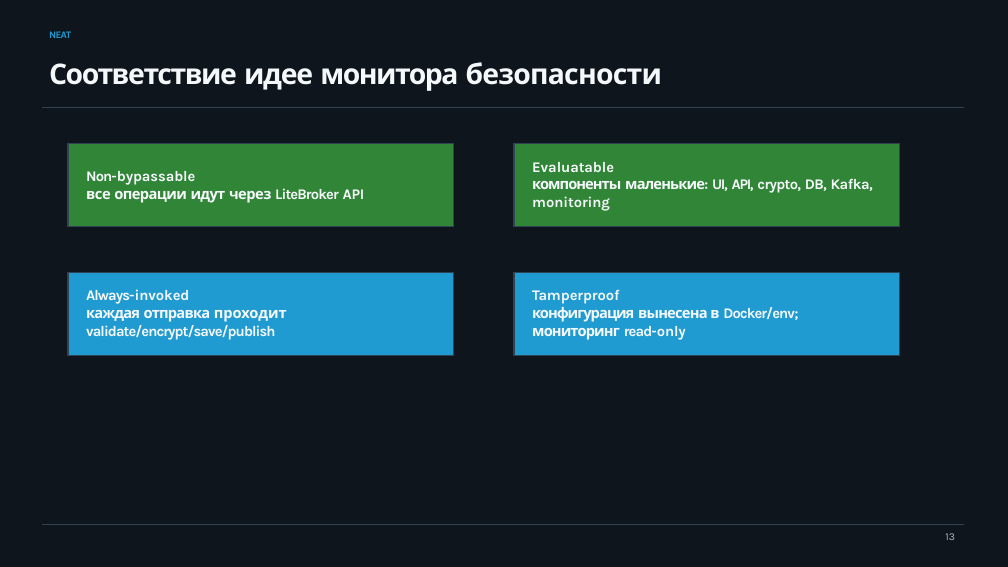
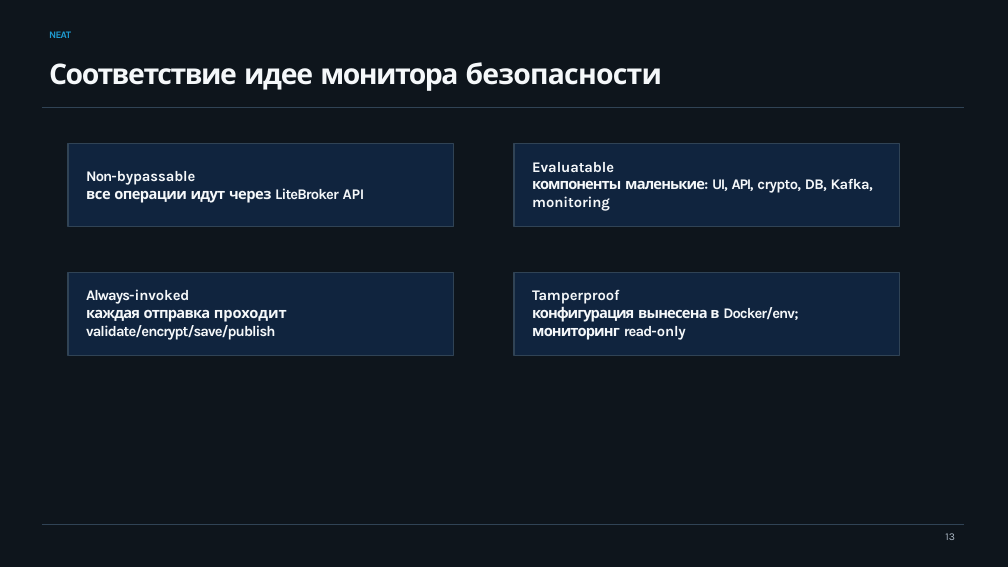
Before and after one commit to NeWaySet/crypto_broker_kafka, a slide deck: slide 18 of LiteBroker_security_Ховроненко_Зюков_Кэп_0Х_24.pptx. Drawn at 1008x567 pixels with LibreOffice and Linux fonts; fonts in the diff are those of the drawing. Boxes give left, top, right and bottom in pixels: in the first picture for what was removed or moved away, otherwise in the second. Text is boxed around its words. In the diff, an @@ line names an element or a change of style, - is before the commit and + after.

```diff
--- a/LiteBroker_security_Ховроненко_Зюков_Кэп_0Х_24.pptx
+++ b/LiteBroker_security_Ховроненко_Зюков_Кэп_0Х_24.pptx
@@ rectangle "Non-bypassable" at (x1=68, y1=144, x2=454, y2=227): fill #318537 to #0F243E @@
@@ rectangle "Evaluatable" at (x1=514, y1=144, x2=900, y2=227): fill #318537 to #0F243E @@
@@ rectangle "Always-invoked" at (x1=68, y1=272, x2=454, y2=355): fill #1F9BD1 to #0F243E @@
@@ rectangle "Tamperproof" at (x1=514, y1=272, x2=900, y2=355): fill #1F9BD1 to #0F243E @@
```
Also in this commit, not shown: 5 other slides changed, 2 slides added, 2 slides removed.
